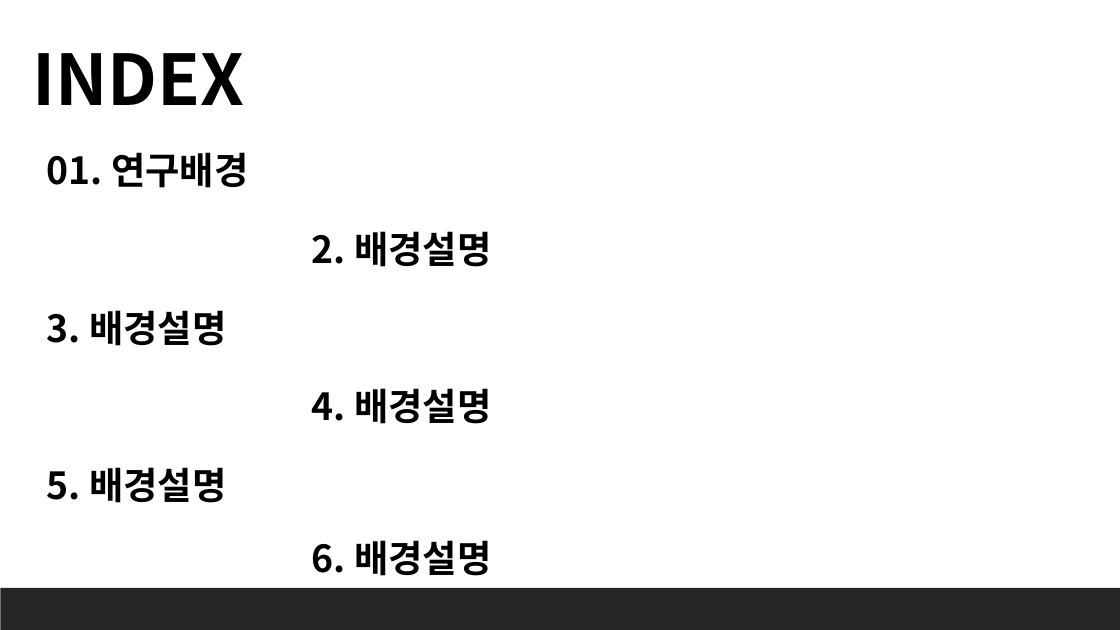
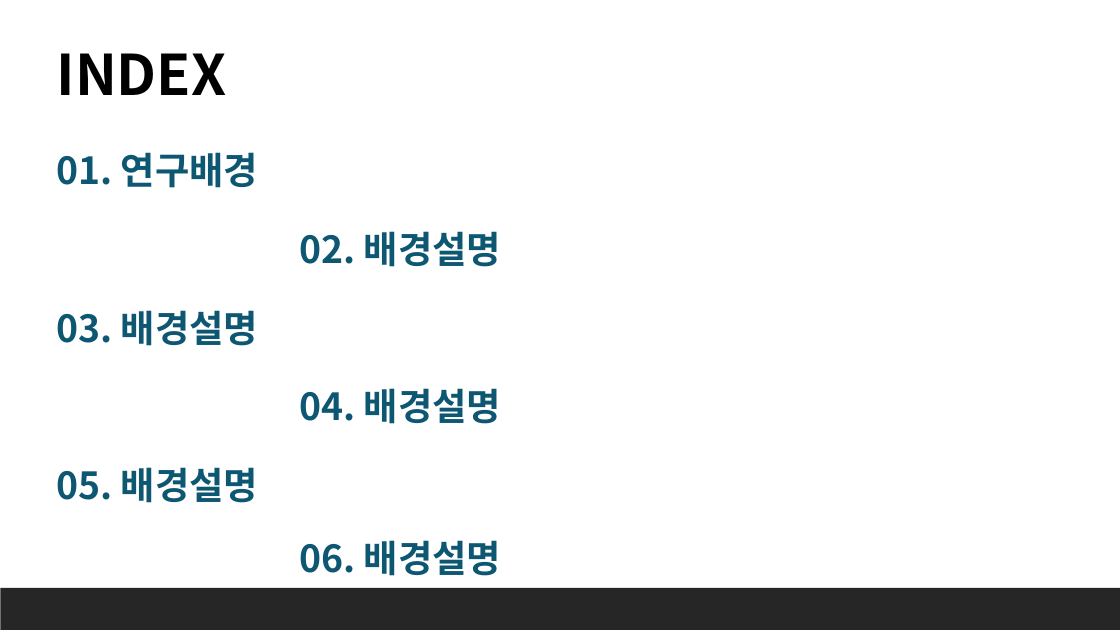
Before and after one commit to telecaster15/tourbigdata, a slide deck: slide 2 of ppt/무슬림 관광 활성화 방안.pptx. Drawn at 1120x630 pixels with LibreOffice and Linux fonts; fonts in the diff are those of the drawing; background and template pictures are left out. Boxes give left, top, right and bottom in pixels: in the first picture for what was removed or moved away, otherwise in the second. Text is boxed around its words. In the diff, an @@ line names an element or a change of style, - is before the commit and + after.

```diff
--- a/ppt/무슬림 관광 활성화 방안.pptx
+++ b/ppt/무슬림 관광 활성화 방안.pptx
@@ text "INDEX": place and size @@
-text "INDEX" at bbox=[32, 53, 244, 105]
+text "INDEX" at bbox=[57, 53, 227, 95]
@@ text "INDEX" at bbox=[57, 53, 227, 95]: size 60 to 48 pt @@
@@ text "01. 연구배경": place and size @@
-text "01. 연구배경" at bbox=[46, 152, 248, 188]
+text "01. 연구배경" at bbox=[56, 152, 258, 188]
@@ text "01. 연구배경" at bbox=[56, 152, 258, 188]: text colour #000000 to #0E5772 @@
@@ text at bbox=[299, 231, 501, 267]: text changed; text colour #000000 to #0E5772 @@
-2. 배경설명
+02. 배경설명
@@ text at bbox=[56, 310, 258, 346]: text changed; text colour #000000 to #0E5772 @@
-3. 배경설명
+03. 배경설명
@@ text at bbox=[299, 388, 501, 424]: text changed; text colour #000000 to #0E5772 @@
-4. 배경설명
+04. 배경설명
@@ text at bbox=[56, 467, 258, 503]: text changed; text colour #000000 to #0E5772 @@
-5. 배경설명
+05. 배경설명
@@ text at bbox=[299, 540, 501, 576]: text changed; text colour #000000 to #0E5772 @@
-6. 배경설명
+06. 배경설명
```
Also in this commit, not shown: 4 other slides changed, 3 slides added, 1 slide removed.
